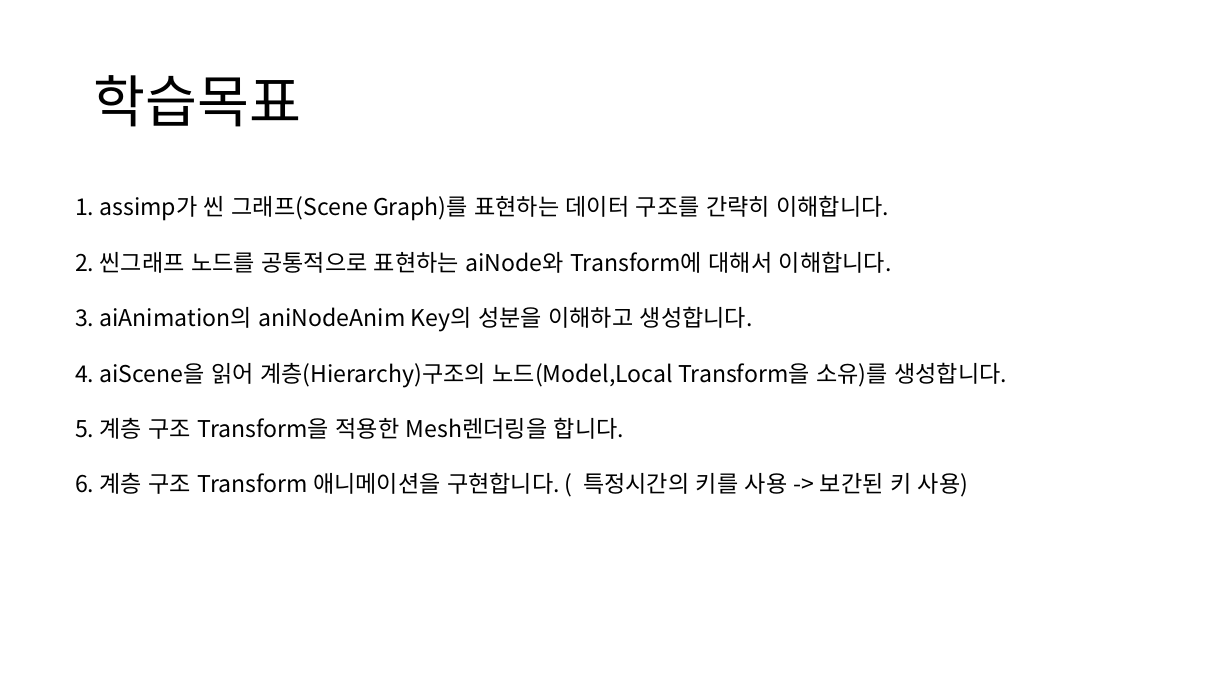
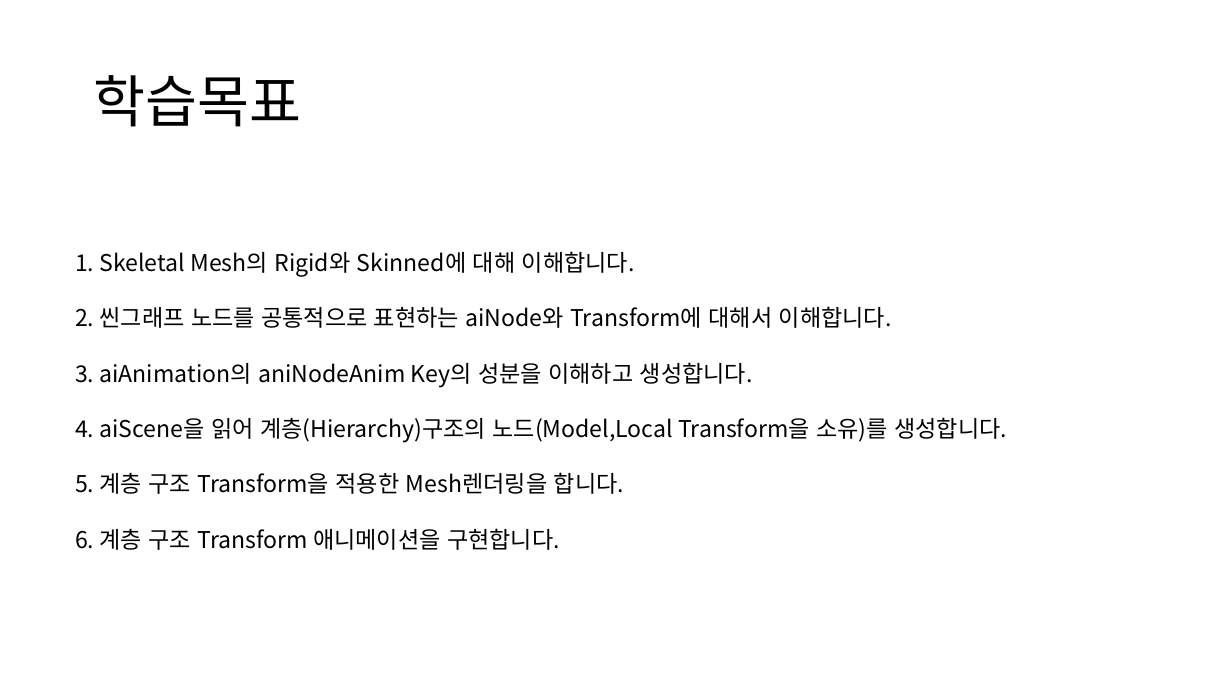
Before and after one commit to ldw9981/D3D11_Tutorial, a slide deck: slide 2 of Documents/10-TransformAnimation.pptx. Drawn at 1232x693 pixels with LibreOffice and Linux fonts; fonts in the diff are those of the drawing. Boxes give left, top, right and bottom in pixels: in the first picture for what was removed or moved away, otherwise in the second. Text is boxed around its words. In the diff, an @@ line names an element or a change of style, - is before the commit and + after.

```diff
--- a/Documents/10-TransformAnimation.pptx
+++ b/Documents/10-TransformAnimation.pptx
@@ text at <box>75,251,635,276</box>: text changed @@
-1. assimp가 씬 그래프(Scene Graph)를 표현하는 데이터 구조를 간략히 이해합니다.
+1. Skeletal Mesh의 Rigid와 Skinned에 대해 이해합니다.
@@ text at <box>75,528,560,550</box>: text changed @@
-6. 계층 구조 Transform 애니메이션을 구현합니다. ( 특정시간의 키를 사용 -> 보간된 키 사용)
+6. 계층 구조 Transform 애니메이션을 구현합니다.
```
Also in this commit, not shown: 6 other slides changed, 5 slides added, 2 slides removed.
